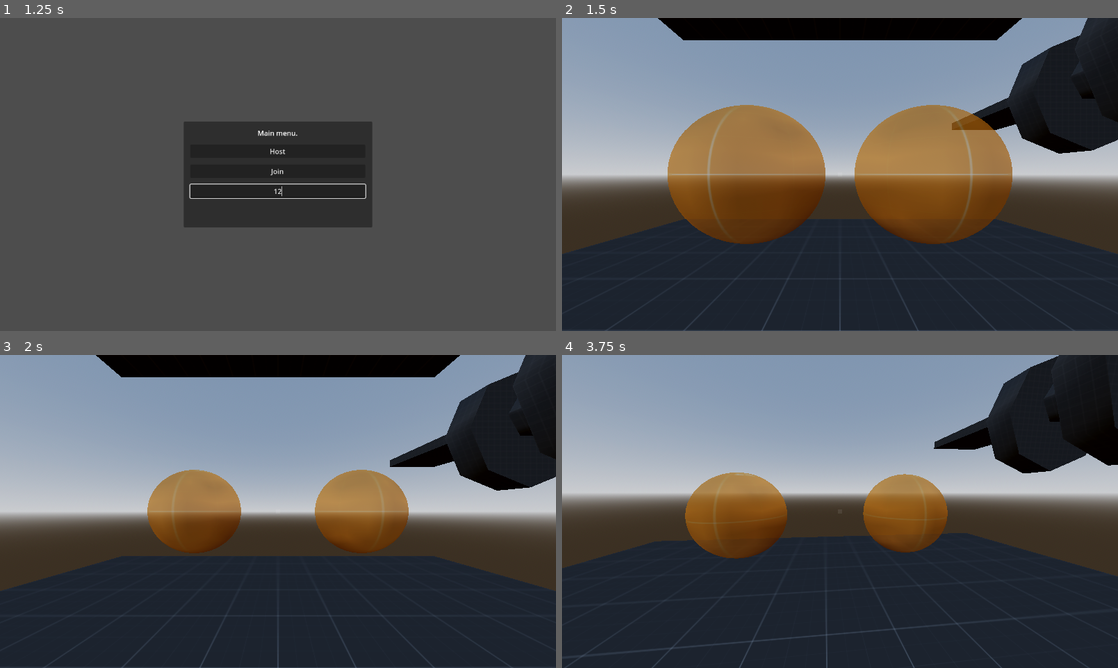
Above: before the commit, frames 1-4 (two rows, left to right).
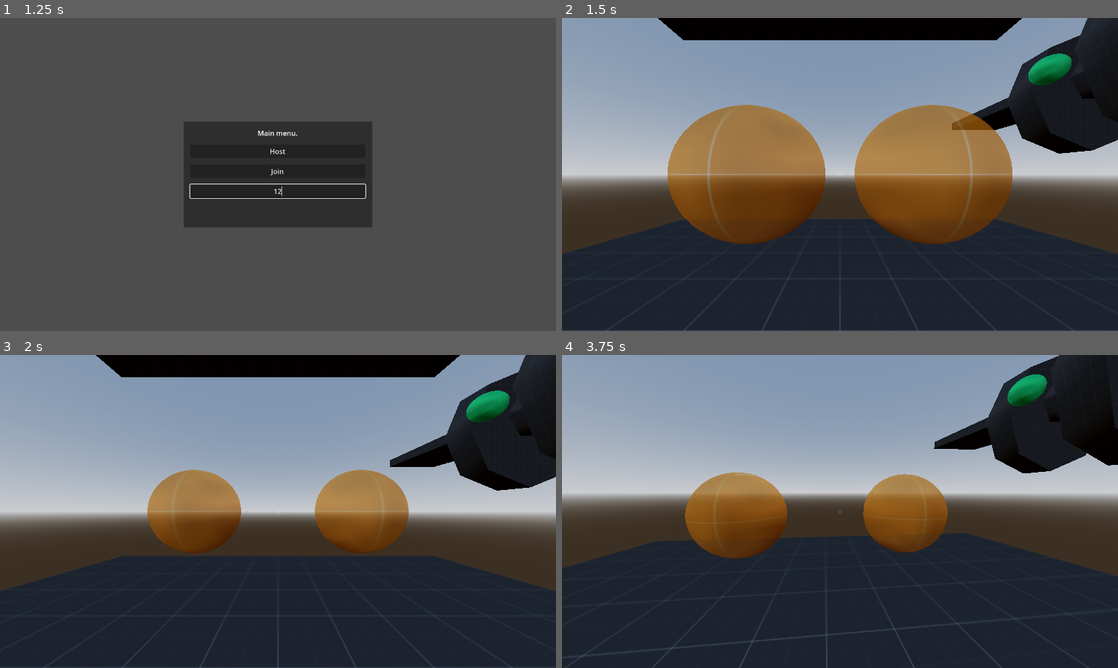
Above: after the commit, the same moments.

Repository: IM-DANIL/SPACE_DEBRIS
Game: Godot game, scene res://scenes/levels/gameplay_scene.tscn
Same seed, same stepped clock (60 frames per second), same inputs: the game is played once before the commit and once after it.
Inputs (mouse positions are in pixels of both pictures, inside the frame that each line leads up to):
- Up to frame 1 (1.25 s): click (278, 190) at 0.52 s; type "12" at 0.6 s
- Up to frame 2 (1.5 s): click "Host" at 1.25 s
- Up to frame 3 (2 s): no input
- Up to frame 4 (3.75 s): tap Enter at 2 s; move the mouse to (867, 511) at 2.02 s; press the mouse at (867, 511) at 2.03 s; right-click (867, 511) at 2.3 s; move the mouse to (812, 511) at 2.77 s; release the mouse at (812, 511) at 2.78 s; right-click (812, 511) at 2.85 s; click (812, 511) at 3.05 s; move the mouse to (851, 505) at 3.52 s; press the mouse at (851, 505) at 3.53 s

Frame 1 is identical in both runs. In frame 2, 0.6% of the frame differs, in the area x 83-92%, y 11-22%; in frame 3, 0.6%; in frame 4, 0.5%.

Commit message:
Прототип объектов
Нужно доработать + почистить код

Diff:
--- a/scenes/hand.tscn
+++ b/scenes/hand.tscn
@@ -26,3 +26,7 @@
 
 [node name="CollisionShape" type="CollisionShape3D" parent="hand_area"]
 shape = SubResource("SphereShape3D_k7pjy")
+disabled = true
+
+[node name="pick_timer" type="Timer" parent="."]
+one_shot = true
--- a/scenes/levels/gameplay_scene.tscn
+++ b/scenes/levels/gameplay_scene.tscn
@@ -229,5 +229,11 @@
 [node name="default_object" parent="." instance=ExtResource("2_l22bd")]
 transform = Transform3D(1, 0, 0, 0, 1, 0, 0, 0, 1, 0, 2, 0)
 
+[node name="default_object2" parent="." instance=ExtResource("2_l22bd")]
+transform = Transform3D(1, 0, 0, 0, 1, 0, 0, 0, 1, 4, 2, 0)
+
+[node name="default_object3" parent="." instance=ExtResource("2_l22bd")]
+transform = Transform3D(1, 0, 0, 0, 1, 0, 0, 0, 1, 4, 2, -3)
+
 [connection signal="pressed" from="canvas_layer/main_menu/MarginContainer/VBoxContainer/host_button" to="canvas_layer/main_menu" method="_on_host_button_pressed"]
 [connection signal="pressed" from="canvas_layer/main_menu/MarginContainer/VBoxContainer/join_button" to="canvas_layer/main_menu" method="_on_join_button_pressed"]
--- a/scenes/player.tscn
+++ b/scenes/player.tscn
@@ -42,7 +42,7 @@
 
 [node name="RayCast" type="RayCast3D" parent="camera_node/neck/Camera"]
 target_position = Vector3(0, 0, -10)
-collision_mask = 7
+collision_mask = 5
 
 [node name="hands_node" type="Node3D" parent="camera_node"]
 
--- a/scripts/camera_node.gd
+++ b/scripts/camera_node.gd
@@ -4,13 +4,13 @@
 @onready var NECK: Node3D = $neck
 @onready var CAMERA: Camera3D = $neck/Camera
 
-var is_multiplayer: bool = false
+var IS_MULTIPLAYER: bool = false
 
 @export var SENSITIVITY: float = 0.003
 @export var SPEED_ROTATION: float = 3.0
 
 func _unhandled_input(event: InputEvent) -> void:
-	if not is_multiplayer: return
+	if not IS_MULTIPLAYER: return
 
 	_camera_movement(event)
 
--- a/scripts/default_item.gd
+++ b/scripts/default_item.gd
@@ -1,14 +1,14 @@
 extends RigidBody3D
-var target_node: Node3D
 var IS_PICK: bool = false
-
-func _physics_process(delta: float) -> void:
-	if IS_PICK: global_position = target_node.global_position
 
 
 func _on_object_area_entered(area: Area3D) -> void:
+	_pick_object(area)
+
+
+func _pick_object(area: Area3D) -> void:
 	if area.get_parent_node_3d().is_in_group("hand"):
 		if not IS_PICK:
 			IS_PICK = true
-			area.get_parent_node_3d().IS_PICK = IS_PICK
-			target_node = area.get_parent_node_3d()
+			var hand = area.get_parent_node_3d()
+			hand.pick_object(self)
--- a/scripts/hand.gd
+++ b/scripts/hand.gd
@@ -1,7 +1,10 @@
 class_name Hand
 extends MeshInstance3D
+@onready var AREA_COLLISION: CollisionShape3D = $hand_area/CollisionShape
+@onready var PICK_TIMER: Timer = $pick_timer
 var POS: Marker3D = null
 var PLAYER: CharacterBody3D = null
+var OBJECT: Node3D = null
 
 var IS_PULL: bool = false
 var IS_PICK: bool = false
@@ -14,14 +17,48 @@
 	_check_hands()
 
 
+func _unhandled_input(event: InputEvent) -> void:
+	if IS_LEFT:
+		if event.is_action_pressed("left_click"):
+			AREA_COLLISION.disabled = false
+		if event.is_action_released("left_click"):
+			AREA_COLLISION.disabled = true
+			if IS_PICK and PICK_TIMER.is_stopped(): _drop_object()
+	else:
+		if event.is_action_pressed("right_click"):
+			AREA_COLLISION.disabled = false
+		if event.is_action_released("right_click"):
+			AREA_COLLISION.disabled = true
+			if IS_PICK and PICK_TIMER.is_stopped(): _drop_object()
+
+
 func _physics_process(delta: float) -> void:
 	if POS:
 		_hand_move(delta)
+	if OBJECT:
+		_object_move()
 
 
 func _hand_move(delta: float) -> void:
 	if !IS_PULL:
 		global_position = lerp(global_position, POS.global_position, delta * SPEED_HAND)
+
+
+func _object_move() -> void:
+		if IS_PICK:
+			OBJECT.global_position = global_position
+
+
+func pick_object(_object: Node3D) -> void:
+	OBJECT = _object
+	IS_PICK = true
+	PICK_TIMER.start()
+
+
+func _drop_object() -> void:
+	OBJECT.IS_PICK = false
+	OBJECT = null
+	IS_PICK = false
 
 
 func _check_player() -> void:
--- a/scripts/player.gd
+++ b/scripts/player.gd
@@ -5,7 +5,7 @@
 @onready var HANDS_NODE: Node3D = $camera_node/hands_node
 
 
-var is_multiplayer: bool = false
+var IS_MULTIPLAYER: bool = false
 
 @export var PARAMETERS: Dictionary = {
 	"CURRENT_SPEED": 0.0,
@@ -32,7 +32,7 @@
 
 
 func _physics_process(delta: float) -> void:
-	if not is_multiplayer: return
+	if not IS_MULTIPLAYER: return
 
 	_speed_movement(delta)
 	if LEFT_HAND["IS_PULL"] or RIGHT_HAND["IS_PULL"]:
@@ -41,7 +41,7 @@
 
 
 func _unhandled_input(event: InputEvent) -> void:
-	if not is_multiplayer: return
+	if not IS_MULTIPLAYER: return
 
 	if event is InputEventMouseButton:
 		if event.is_action_pressed("left_click"): _start_pull_hand()
@@ -104,8 +104,8 @@
 func _end_pull_hand(is_left: bool = true) -> void:
 	if is_left:
 		if LEFT_HAND["NODE"]:
-			LEFT_HAND["IS_PULL"] = false
-			LEFT_HAND["NODE"].IS_PULL = LEFT_HAND["IS_PULL"]
+				LEFT_HAND["IS_PULL"] = false
+				LEFT_HAND["NODE"].IS_PULL = LEFT_HAND["IS_PULL"]
 	else:
 		if RIGHT_HAND["NODE"]:
 			RIGHT_HAND["IS_PULL"] = false
--- a/scripts/player_node.gd
+++ b/scripts/player_node.gd
@@ -3,7 +3,7 @@
 @onready var PLAYER: Player = $player
 @onready var CAMERA_NODE: Node3D = $player/camera_node
 
-@export var is_local: bool = false
+@export var IS_LOCAL: bool = false
 
 func _enter_tree() -> void:
 	set_multiplayer_authority(name.to_int())
@@ -14,8 +14,8 @@
 
 
 func _is_multiplayer():
-	if not is_local:
+	if not IS_LOCAL:
 		if not is_multiplayer_authority(): return
-	PLAYER.is_multiplayer = true
-	CAMERA_NODE.is_multiplayer = true
+	PLAYER.IS_MULTIPLAYER = true
+	CAMERA_NODE.IS_MULTIPLAYER = true
 	CAMERA_NODE.update_camera()
